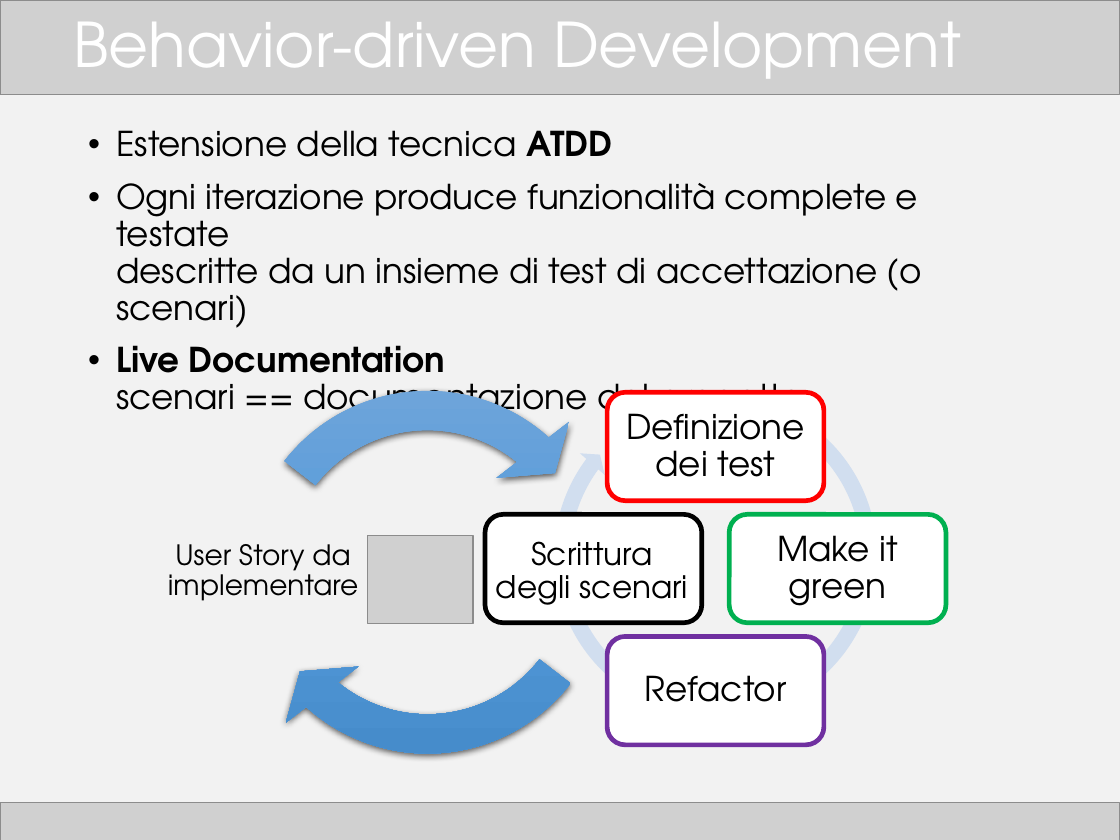
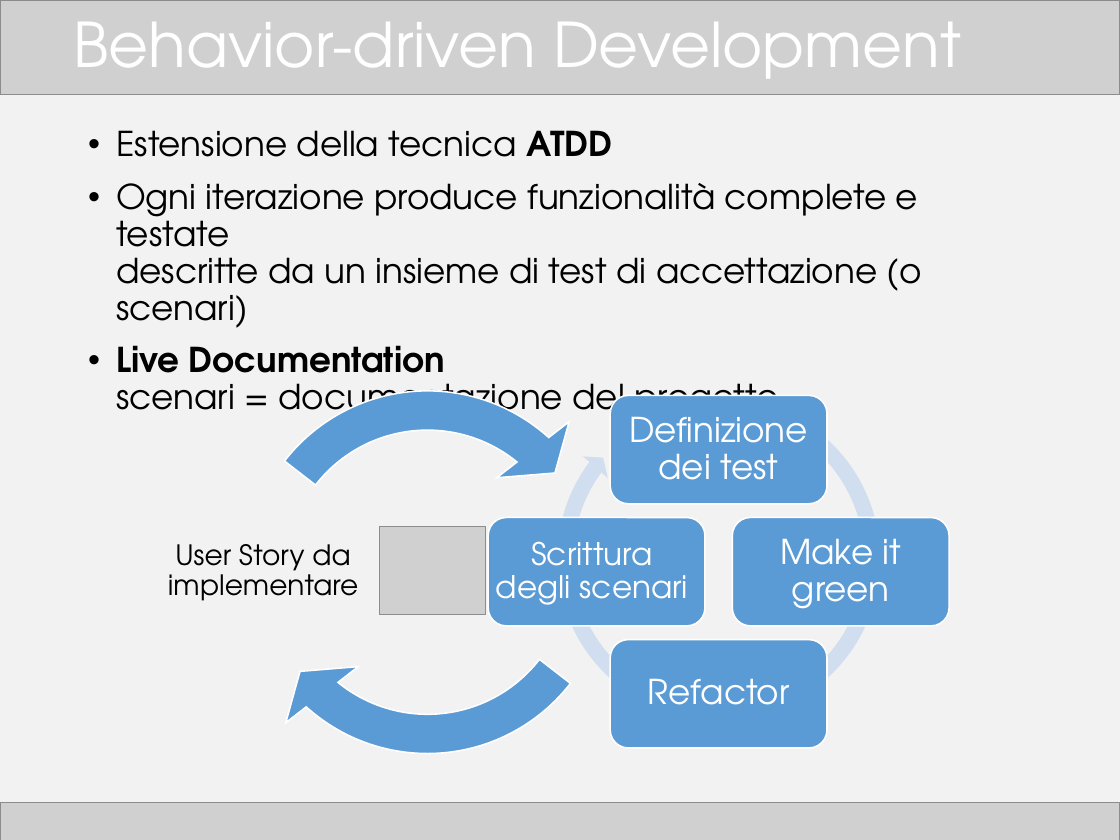
Before and after one commit to TTia/xblog-thesis, a slide deck: slide 4 of Presentazione.pptx. Drawn at 1120x840 pixels with LibreOffice and Linux fonts; fonts in the diff are those of the drawing; grey boxes stand for pictures. Boxes give left, top, right and bottom in pixels: in the first picture for what was removed or moved away, otherwise in the second. Text is boxed around its words. In the diff, an @@ line names an element or a change of style, - is before the commit and + after.

```diff
--- a/Presentazione.pptx
+++ b/Presentazione.pptx
@@ text at (116,345,778,426): text changed @@
-• Live Documentation
-  scenari == documentazione del progetto
+• Live Documentation
+  scenari = documentazione del progetto
@@ circular arrow at (221,366,635,781): fill gradient #71A6DB to #559BDB to #448ACA to #5B9BD5; outline none to #FFFFFF 1 pt; shadow off @@
@@ circular arrow at (221,365,635,780): fill gradient #71A6DB to #559BDB to #448ACA to #5B9BD5; outline none to #FFFFFF 1 pt; shadow off @@
@@ rounded rectangle at (610,395,828,504): fill #FFFFFF to #5B9BD5; outline #FF0000 3 pt to #FFFFFF 1 pt @@
@@ picture: place and size @@
-picture at (367,535,473,623)
+picture at (380,526,485,614)
@@ 4 rounded rectangles, 1 circular arrow: place and size @@
-4 rounded rectangles, 1 circular arrow at (485,385,946,745)
+4 rounded rectangles, 1 circular arrow at (488,389,950,748)
@@ rounded rectangle at (488,517,706,626): fill #FFFFFF to #5B9BD5; outline #000000 3 pt to #FFFFFF 1 pt @@
@@ rounded rectangle at (732,517,950,626): fill #FFFFFF to #5B9BD5; outline #00B050 3 pt to #FFFFFF 1 pt @@
@@ text colour #000000 to #FFFFFF in 4 elements at (496,541,688,605), (648,678,790,705), (629,416,808,480), (780,538,901,609) @@
@@ rounded rectangle at (610,640,828,748): fill #FFFFFF to #5B9BD5; outline #7030A0 3 pt to #FFFFFF 1 pt @@
```
Also in this commit, not shown: 15 other slides changed, 1 other file.
